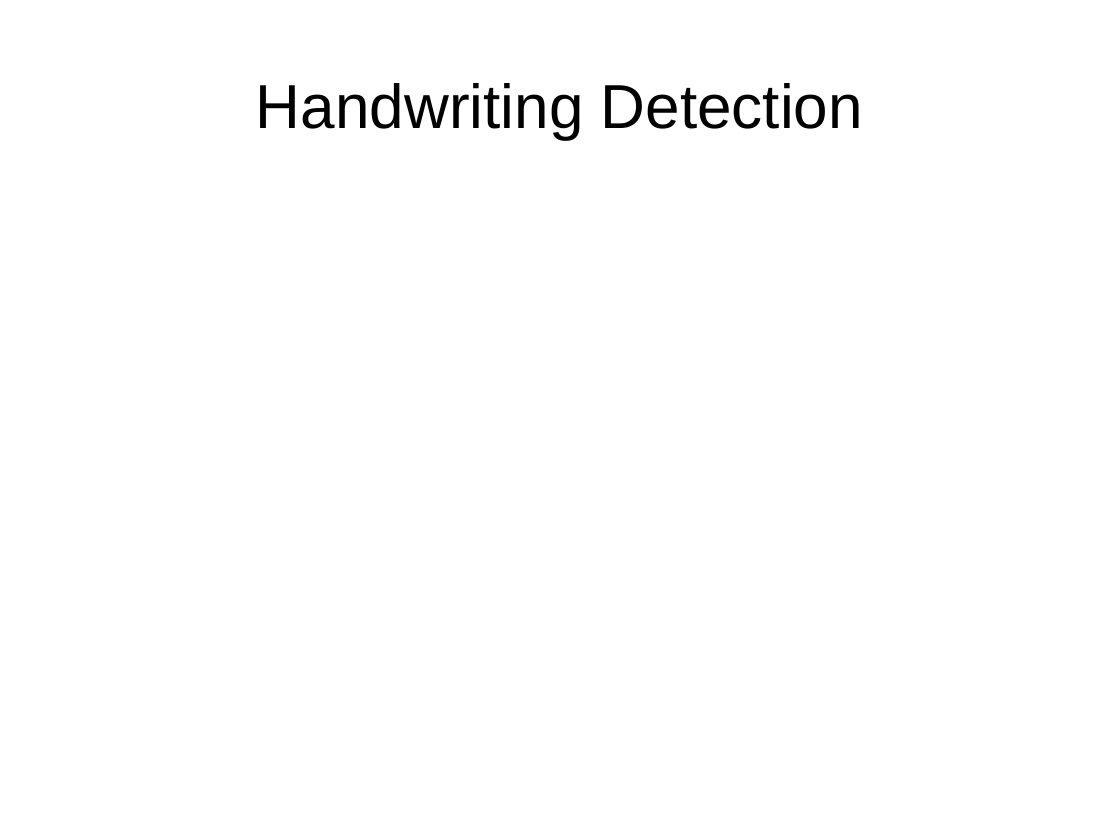
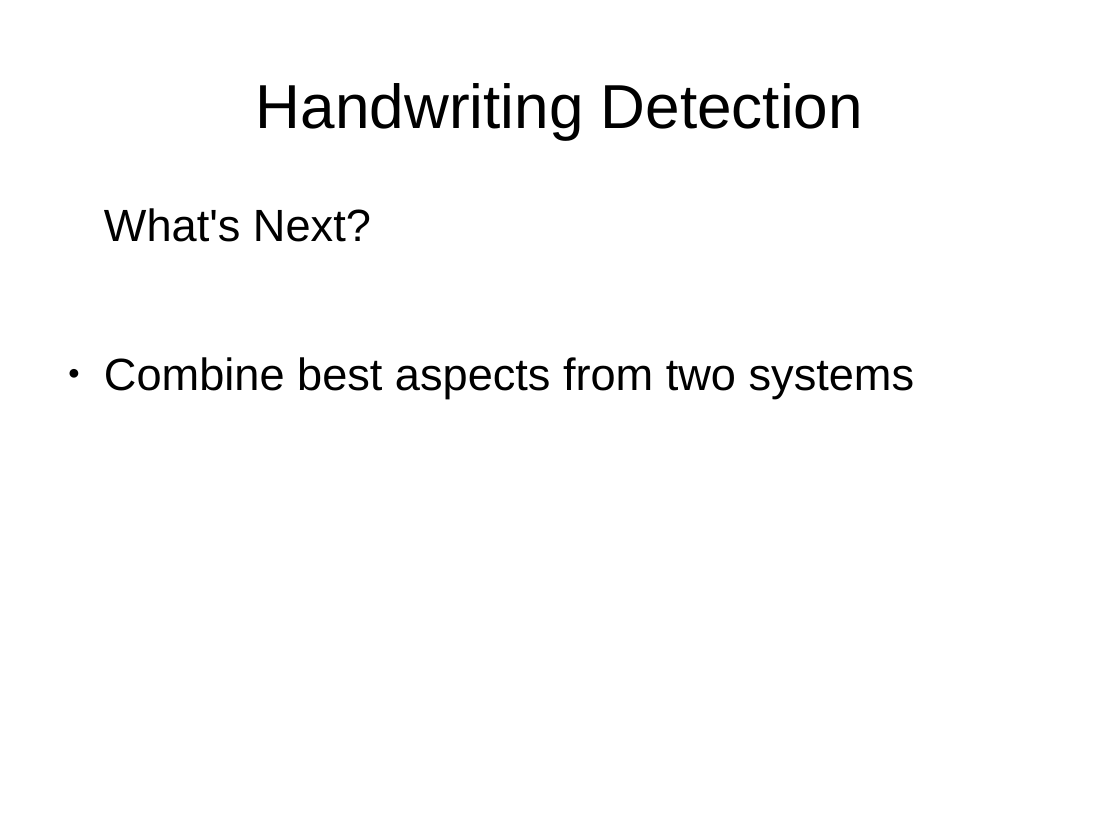
Before and after one commit to idigbio-aocr/LabelExtraction, a slide deck: slide 7 of HackathonPresentation.odp. Drawn at 1120x840 pixels with LibreOffice and Linux fonts; fonts in the diff are those of the drawing. Boxes give left, top, right and bottom in pixels: in the first picture for what was removed or moved away, otherwise in the second. Text is boxed around its words. In the diff, an @@ line names an element or a change of style, - is before the commit and + after.

Commit message:
Added handwriting detection work

```diff
--- a/HackathonPresentation.odp
+++ b/HackathonPresentation.odp
@@ text added at (104, 208, 915, 398), 32 pt, text #000000 @@
+What's Next?
+● Combine best aspects from two systems
```
Also in this commit, not shown: 2 other slides changed, 3 slides added, 3 slides removed.
